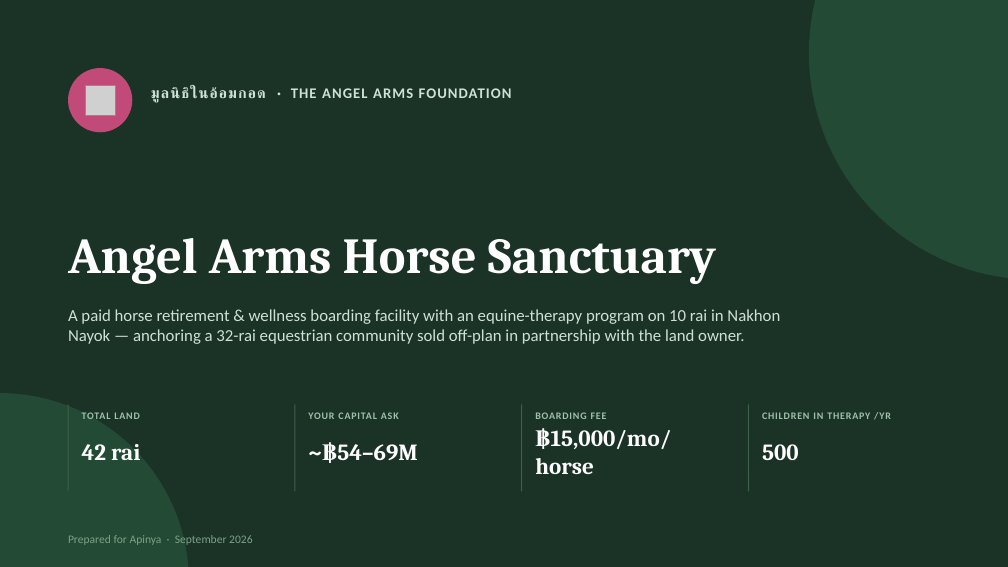
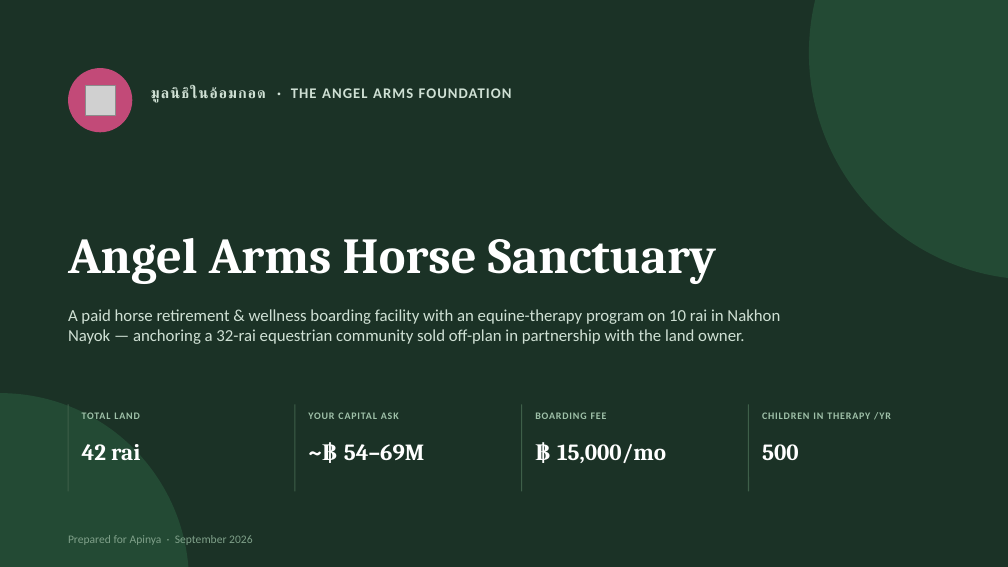
Before and after one commit to apinyacode/FarmDeApp, a slide deck: slide 1 of business-plan/presentation/Angel_Arms_Sanctuary_Plan.pptx. Drawn at 1008x567 pixels with LibreOffice and Linux fonts; fonts in the diff are those of the drawing; grey boxes stand for pictures. Boxes give left, top, right and bottom in pixels: in the first picture for what was removed or moved away, otherwise in the second. Text is boxed around its words. In the diff, an @@ line names an element or a change of style, - is before the commit and + after.

```diff
--- a/business-plan/presentation/Angel_Arms_Sanctuary_Plan.pptx
+++ b/business-plan/presentation/Angel_Arms_Sanctuary_Plan.pptx
@@ text at [344, 444, 424, 460]: spaces changed @@
-~฿54–69M
+~฿ 54–69M
@@ text at [557, 444, 666, 463]: text changed @@
-฿15,000/mo/horse
+฿ 15,000/mo
```
Also in this commit, not shown: 9 other slides changed, 1 other file.
